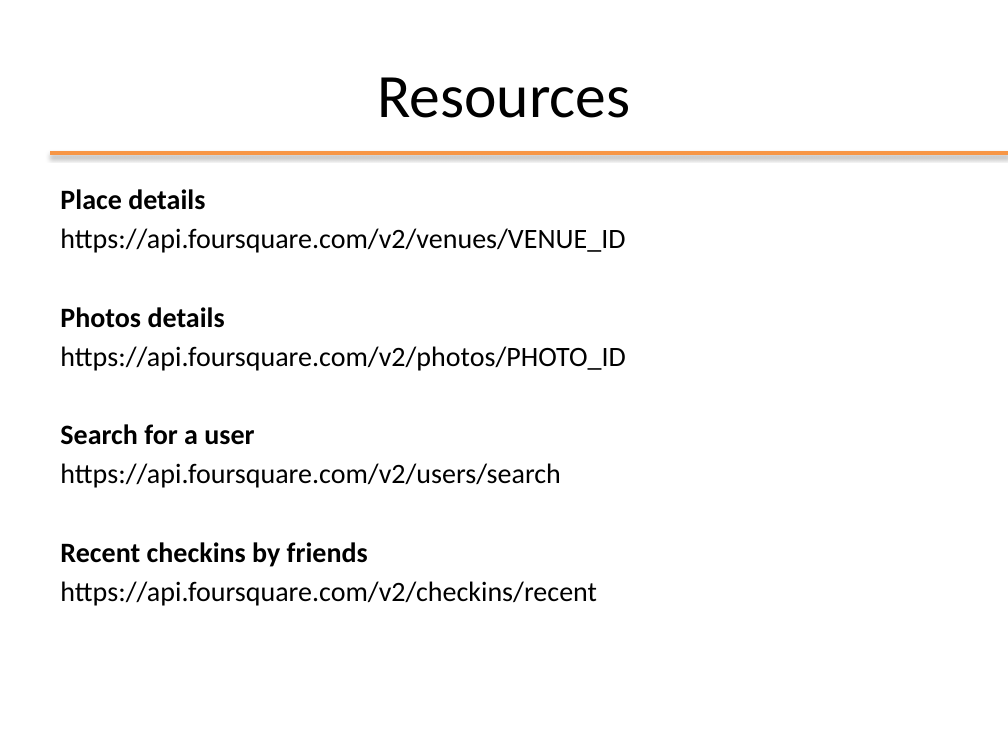
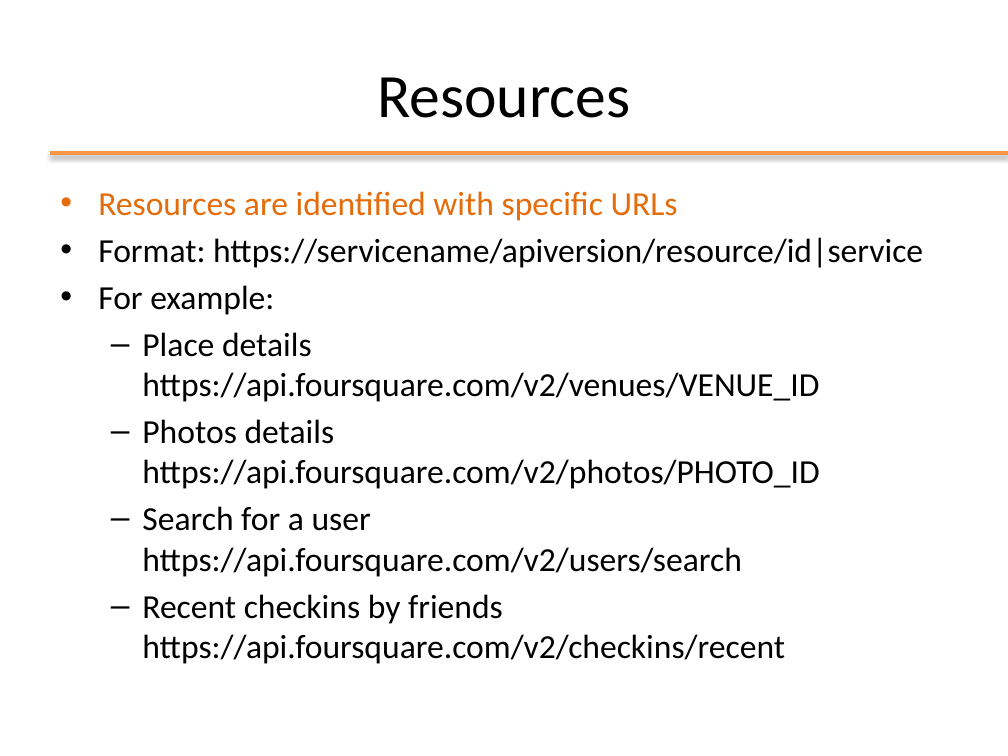
Before and after one commit to Andrea99-beep/ooprogramming, a slide deck: slide 10 of slides/ppt/09_REST.pptx (slide 8 before the commit). Drawn at 1008x756 pixels with LibreOffice and Linux fonts; fonts in the diff are those of the drawing; background and template pictures are left out. Boxes give left, top, right and bottom in pixels: in the first picture for what was removed or moved away, otherwise in the second. Text is boxed around its words. In the diff, an @@ line names an element or a change of style, - is before the commit and + after.

```diff
--- a/slides/ppt/09_REST.pptx
+++ b/slides/ppt/09_REST.pptx
@@ text at (98, 191, 923, 664): text changed; size 20 to 24 pt @@
-Place details
-https://api.foursquare.com/v2/venues/VENUE_ID
-Photos details
-https://api.foursquare.com/v2/photos/PHOTO_ID
-Search for a user
-https://api.foursquare.com/v2/users/search
-Recent checkins by friends
-https://api.foursquare.com/v2/checkins/recent
+• Resources are identified with specific URLs
+• Format: https://servicename/apiversion/resource/id|service
+• For example:
+  – Place details https://api.foursquare.com/v2/venues/VENUE_ID
+  – Photos details https://api.foursquare.com/v2/photos/PHOTO_ID
+  – Search for a user https://api.foursquare.com/v2/users/search
+  – Recent checkins by friends https://api.foursquare.com/v2/checkins/recent
```
Also in this commit, not shown: 13 other slides changed, 2 slides added, 2 slides removed, 18 other files.
